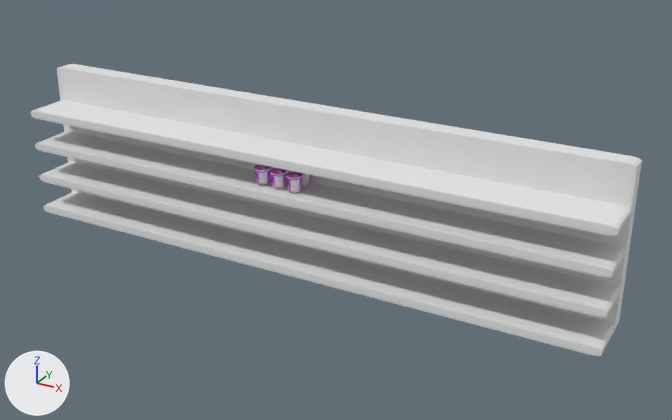
Renders of the FBX model pixelated-cup-noodle/ramen1.fbx from each side of a commit.
Before and after are seen from a 50 mm camera at (2.8, -4.72, 2.21) aimed at (0.24, -0.07, -0.12). Lighting does not change. The marker at lower left points along +X, +Y and +Z. Where no turn or scale is listed for an object, it has been applied to the vertices. Vertices at the same position are counted once.

In view in the first picture: 'cup_ramen', 'rack'.
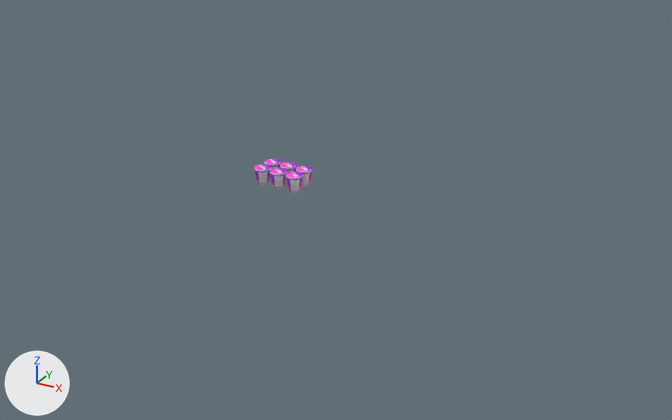
The newer file is also turned or shifted as a whole; pictures and numbers use the older file's frame.

The change in detail:
Material 'Material.003' (mat_material_003) is new.
Its texture is img_cup_ramen_base_color_1_png (with its transparency).
me_cylinder is used by ob_cup_ramen; location (0.054, -0.239, 0.091).
me_cylinder had 386 vertices, 744 faces and spanned x -0.289..0.052, y -0.06..0.175, z -0.05..0.05.
me_cylinder no longer uses material mat_material (picture img_cup_ramen_base_color_1_png).
me_cylinder now has 386 vertices, 744 faces and spans x -0.289..0.052, y -0.059..0.175, z -0.05..0.05.
Part 1, on me_cylinder:
2 vertices are removed from x -0.115, y -0.059..0.059, z 0.05.
122 vertices in x -0.289..0.047, y -0.06..0.057, z -0.05..0.05 move by (0.0, 0.001, 0.0).
70 vertices move within x -0.283..0.052, y -0.056..0.055, z -0.05..0.05.
2 vertices are added at (-0.003, -0.051, 0.05), (-0.003, 0.066, 0.05).
me_cylinder now uses material mat_material_003 (picture img_cup_ramen_base_color_1_png).
Object 'rack' (ob_rack) is deleted.

Location of each change, (x1, y1, x2, y2) in pixels of the pictures (672 x 420 px; the box of a moved part takes in the faces that stretch with it):
'rack', deleted: before (31, 64, 642, 356)
part 1 of me_cylinder, moved or reshaped: before (254, 165, 303, 192); after (254, 164, 303, 192)
